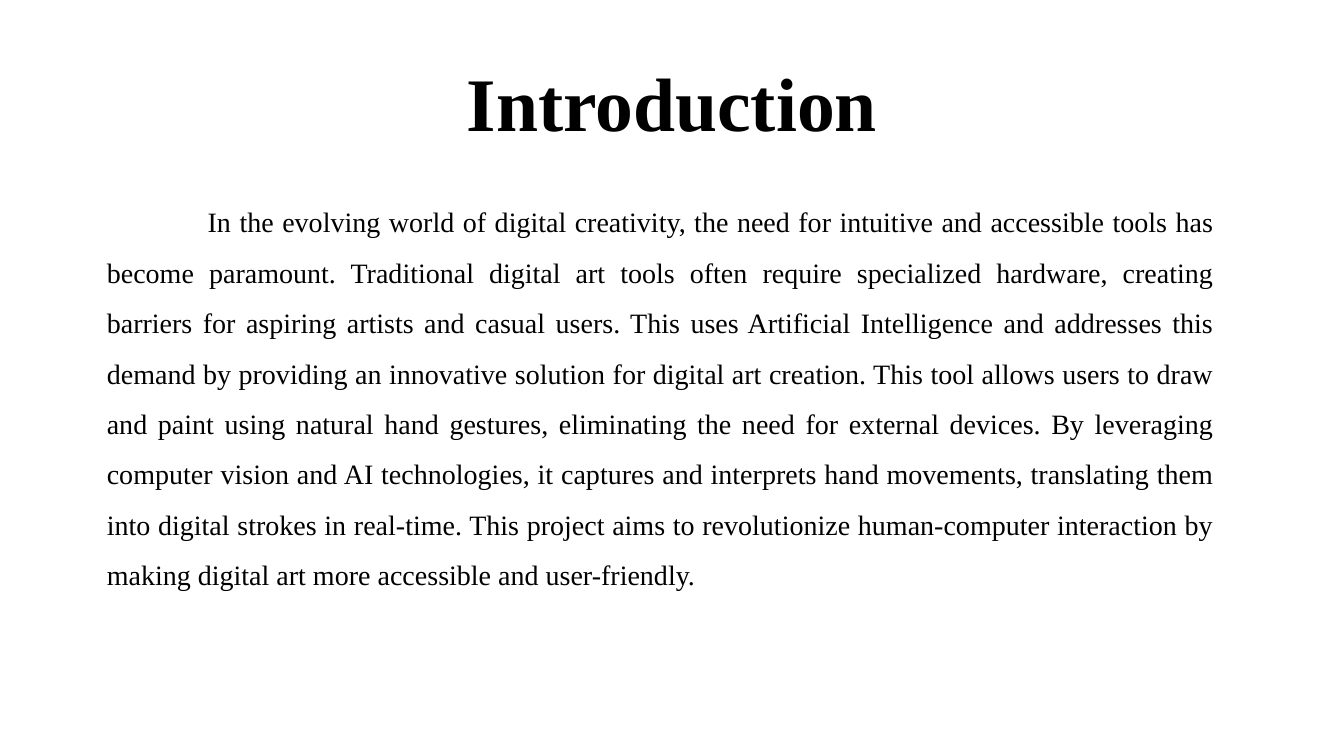
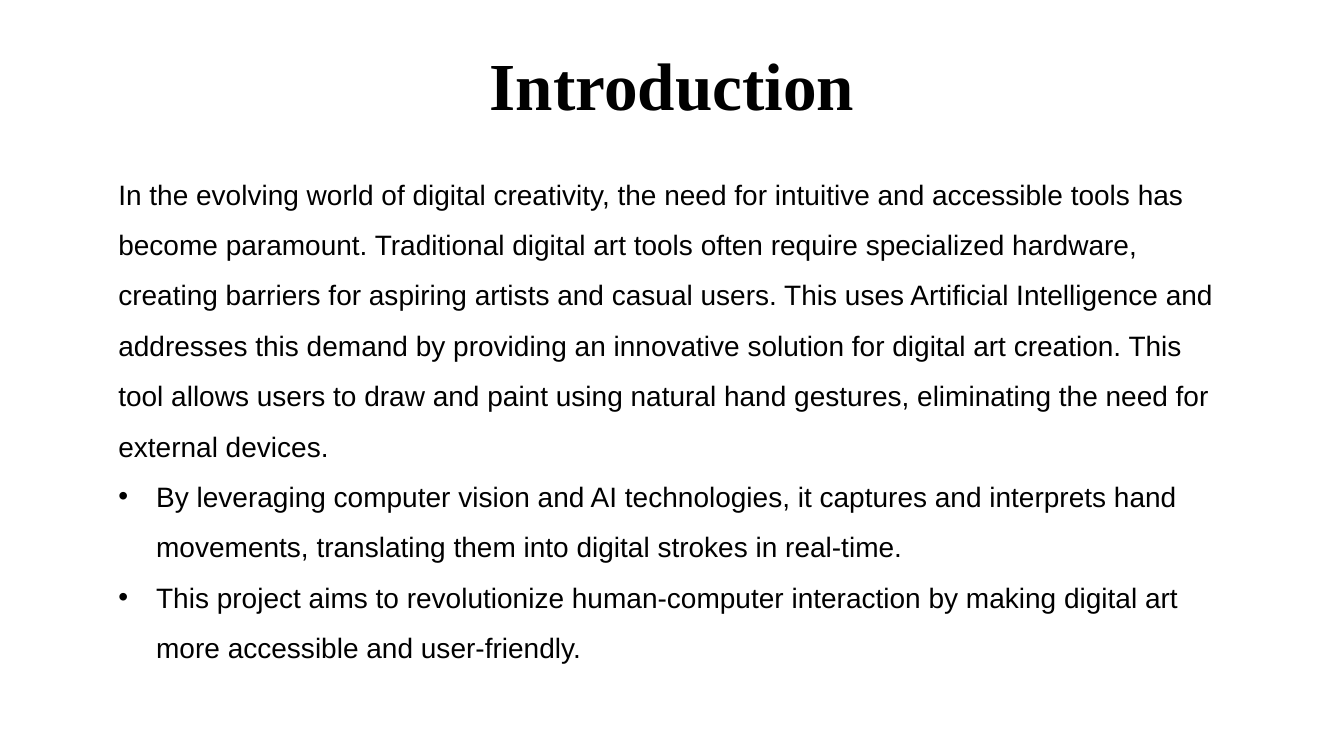
Before and after one commit to Gbhanuteja22/GestureArt, a slide deck: slide 2 of GestureArt.pptx. Drawn at 1344x756 pixels with LibreOffice and Linux fonts; fonts in the diff are those of the drawing; background and template pictures are left out. Boxes give left, top, right and bottom in pixels: in the first picture for what was removed or moved away, otherwise in the second. Text is boxed around its words. In the diff, an @@ line names an element or a change of style, - is before the commit and + after.

```diff
--- a/GestureArt.pptx
+++ b/GestureArt.pptx
@@ title "Introduction": place and size @@
-title "Introduction" at box(467, 78, 877, 132)
+title "Introduction" at box(490, 63, 854, 111)
@@ title "Introduction" at box(490, 63, 854, 111): size 54 to 48 pt @@
@@ subtitle at box(118, 184, 1213, 663): text changed; font Times New Roman to Arial @@
-In the evolving world of digital creativity, the need for intuitive and accessible tools has become paramount. Traditional digital art tools often require specialized hardware, creating barriers for aspiring artists and casual users. This uses Artificial Intelligence and addresses this demand by providing an innovative solution for digital art creation. This tool allows users to draw and paint using natural hand gestures, eliminating the need for external devices. By leveraging computer vision and AI technologies, it captures and interprets hand movements, translating them into digital strokes in real-time. This project aims to revolutionize human-computer interaction by making digital art more accessible and user-friendly.
+In the evolving world of digital creativity, the need for intuitive and accessible tools has become paramount. Traditional digital art tools often require specialized hardware, creating barriers for aspiring artists and casual users. This uses Artificial Intelligence and addresses this demand by providing an innovative solution for digital art creation. This tool allows users to draw and paint using natural hand gestures, eliminating the need for external devices.
+• By leveraging computer vision and AI technologies, it captures and interprets hand movements, translating them into digital strokes in real-time.
+• This project aims to revolutionize human-computer interaction by making digital art more accessible and user-friendly.
```
Also in this commit, not shown: 5 other slides changed, 19 slides added, 4 slides removed, 16 other files.
